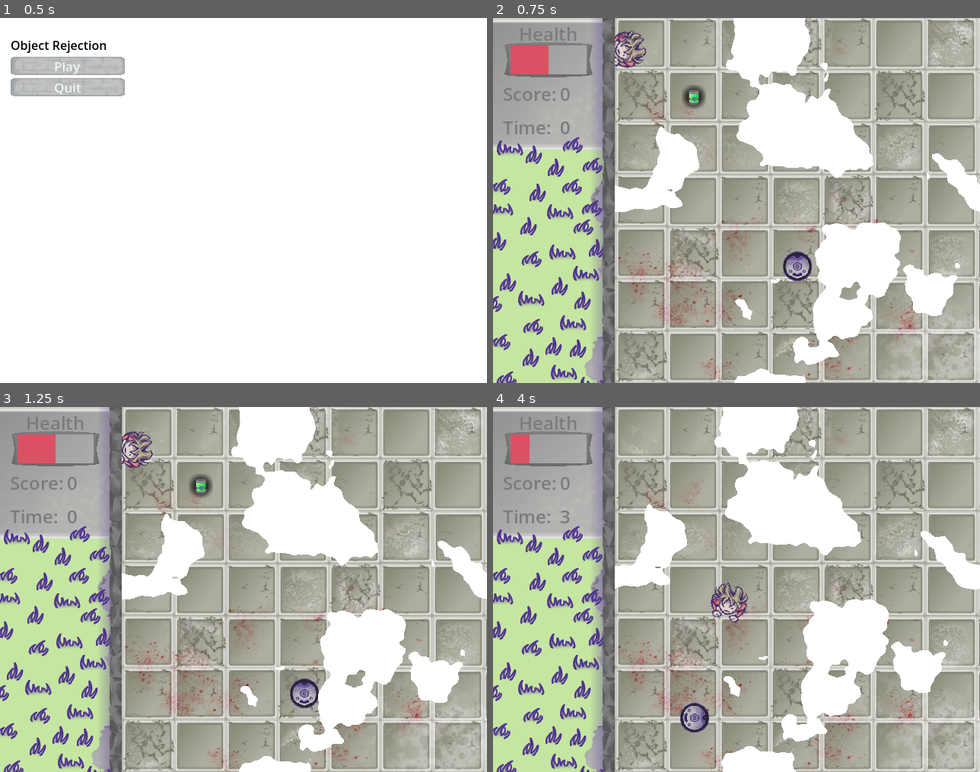
Above: before the commit, frames 1-4 (two rows, left to right).
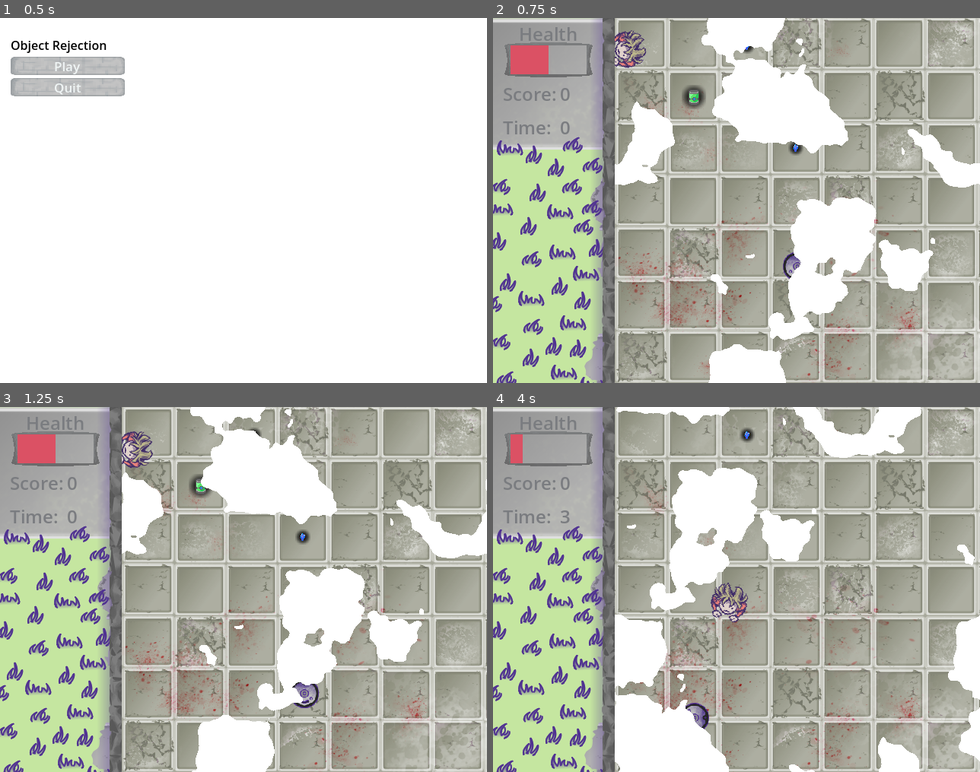
Above: after the commit, the same moments.

Repository: Cyberiada2025-2026/Lem-Jam
Game: Godot game, scene res://ui/main_menu/main_menu.tscn
Two runs of this game, one before a commit and one after it. Both use one fixed random seed, a clock stepped at 60 frames per second and the inputs below.
Inputs (mouse positions are in pixels of both pictures, inside the frame that each line leads up to):
- Up to frame 1 (0.5 s): no input
- Up to frame 2 (0.75 s): click "Play" at 0.5 s
- Up to frame 3 (1.25 s): no input
- Up to frame 4 (4 s): tap Enter at 1.25 s; move the mouse to (843, 571) at 1.27 s; move the mouse to (639, 607) at 2.02 s; move the mouse to (785, 509) at 2.77 s; move the mouse to (712, 662) at 3.52 s

Frame 1 is identical in both runs. In frame 2, 17% of the frame differs, in the area x 25-100%, y 0-100%; in frame 3, 22%; in frame 4, 28%, in the area x 6-100%, y 0-100%.

Commit message:
Change noise speed

Diff:
--- a/shared/noise/noise.tres
+++ b/shared/noise/noise.tres
@@ -18,7 +18,7 @@
 op_type = 0
 
 [sub_resource type="VisualShaderNodeFloatOp" id="VisualShaderNodeFloatOp_gmiub"]
-default_input_values = [0, 0.01, 1, 0.0]
+default_input_values = [0, 0.1, 1, 0.0]
 operator = 2
 
 [sub_resource type="FastNoiseLite" id="FastNoiseLite_32dd0"]
